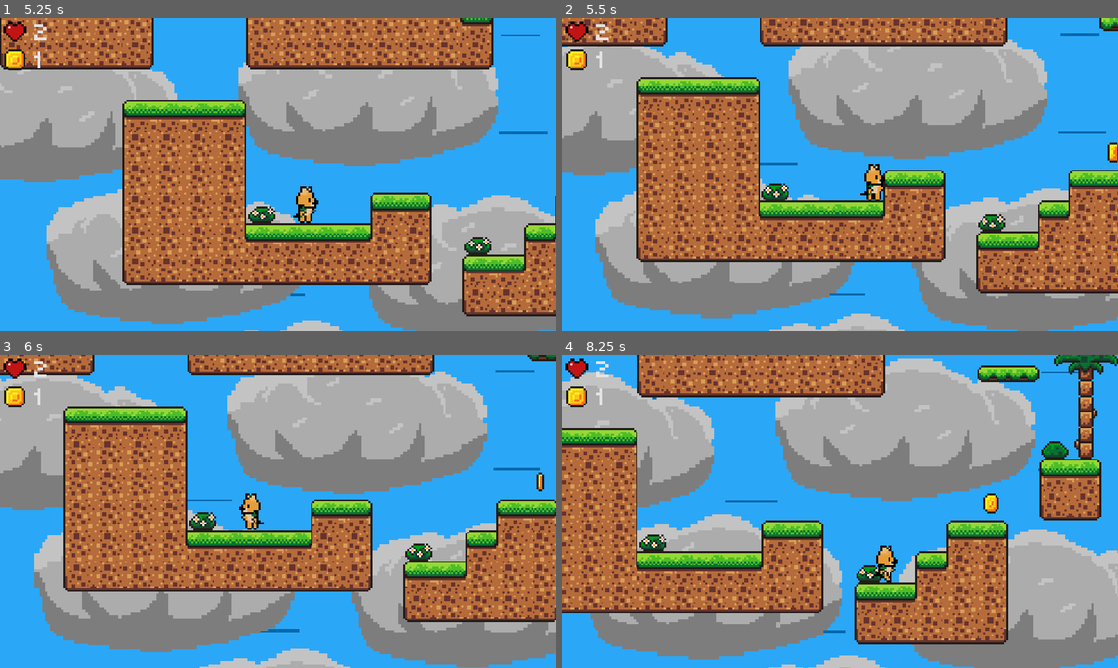
Above: before the commit, frames 1-4 (two rows, left to right).
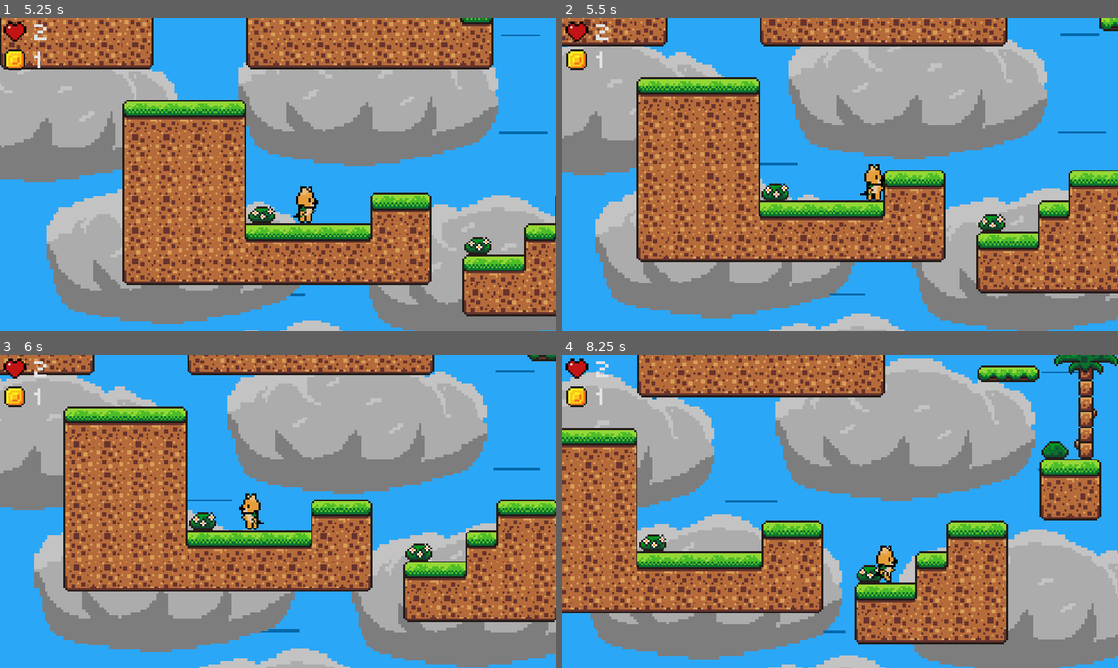
Above: after the commit, the same moments.

Repository: RafaeloxMC/shiba
Game: Godot game, scene res://scenes/main_menu.tscn
Same seed, same stepped clock (60 frames per second), same inputs: the game is played once before the commit and once after it.
Inputs:
- Up to frame 1 (5.25 s): tap Enter (ui_accept) at 0.5, 0.6, 1.35, 2.1, 2.85, 3.6, 4.35, 5.1 s; hold Right (move_right) 0.53-2.03 s; tap Space (jump) at 0.77, 1.52, 3.02, 3.77, 4.52 s; hold Left (move_left) 2.03-2.78 s; hold Right (move_right) 2.78-4.28 s; hold Left (move_left) 4.28-5.03 s; hold Right (move_right) from 5.03 s (still down)
- Up to frame 2 (5.5 s): keep holding Right (move_right)
- Up to frame 3 (6 s): release Right (move_right) at 5.78 s; hold Left (move_left) from 5.78 s (still down); tap Enter (ui_accept) at 5.85 s
- Up to frame 4 (8.25 s): tap Space (jump) at 6.02, 6.77, 7.52 s; tap Enter (ui_accept) at 6.6, 7.35, 8.1 s; release Left (move_left) at 7.28 s; hold Right (move_right) from 7.28 s (still down)

Frame 1 is identical in both runs. In frame 2, 0.1% of the frame differs, in the area x 98-100%, y 39-47%; in frame 3, less than 0.1%; in frame 4, 0.2%, in the area x 75-79%, y 44-51%.

Commit message:
Add internal storage for coins after map reset to prevent duplicates

Diff:
--- a/scripts/coin.gd
+++ b/scripts/coin.gd
@@ -2,7 +2,11 @@
 
 @onready var animation_player: AnimationPlayer = $AnimationPlayer
 
+func _ready() -> void:
+	if GameManager.is_coin_blacklisted(self):
+		self.queue_free()
+
 func _on_body_entered(body: Node2D) -> void:
 	if body.name != "Player": return
-	GameManager.add_coin()
+	GameManager.add_coin(self)
 	animation_player.play("pickup")
--- a/scripts/game_manager.gd
+++ b/scripts/game_manager.gd
@@ -12,6 +12,8 @@
 
 var running = false
 
+var coin_blacklist: Array[Transform2D] = []
+
 signal death()
 signal coin_pickup()
 signal tick_ui()
@@ -22,10 +24,16 @@
 	if hearts > max_hearts:
 		hearts = max_hearts
 
-func add_coin():
+func add_coin(coin: Area2D):
+	coin_blacklist.push_back(coin.transform)
 	coins += 1
 	print("Coin picked up: ", coins)
 	coin_pickup.emit()
+
+func is_coin_blacklisted(coin: Area2D) -> bool:
+	if coin_blacklist.has(coin.transform):
+		return true
+	return false
 
 func remove_heart():
 	print("Removed heart!")
@@ -36,6 +44,7 @@
 	score = 0
 	coins = 0
 	hearts = hearts_per_diff()
+	coin_blacklist.clear()
 
 func call_tick_ui() -> void:
 	tick_ui.emit()
--- a/scripts/main_menu.gd
+++ b/scripts/main_menu.gd
@@ -81,13 +81,13 @@
 
 func submit():
 	print(current_button_id)
+	if get_current_button() == play:
+		GameManager.reset()
+		GameManager.call_tick_ui()
+
 	if get_current_button().scene != null:
 		var node = load(get_current_button().scene.resource_path)
 		add_child(node.instantiate())
-
-	if get_current_button() == play:
-		GameManager.reset()
-		GameManager.call_tick_ui()
 
 func get_current_button() -> Area2D:
 	if current_button_id == 1:
